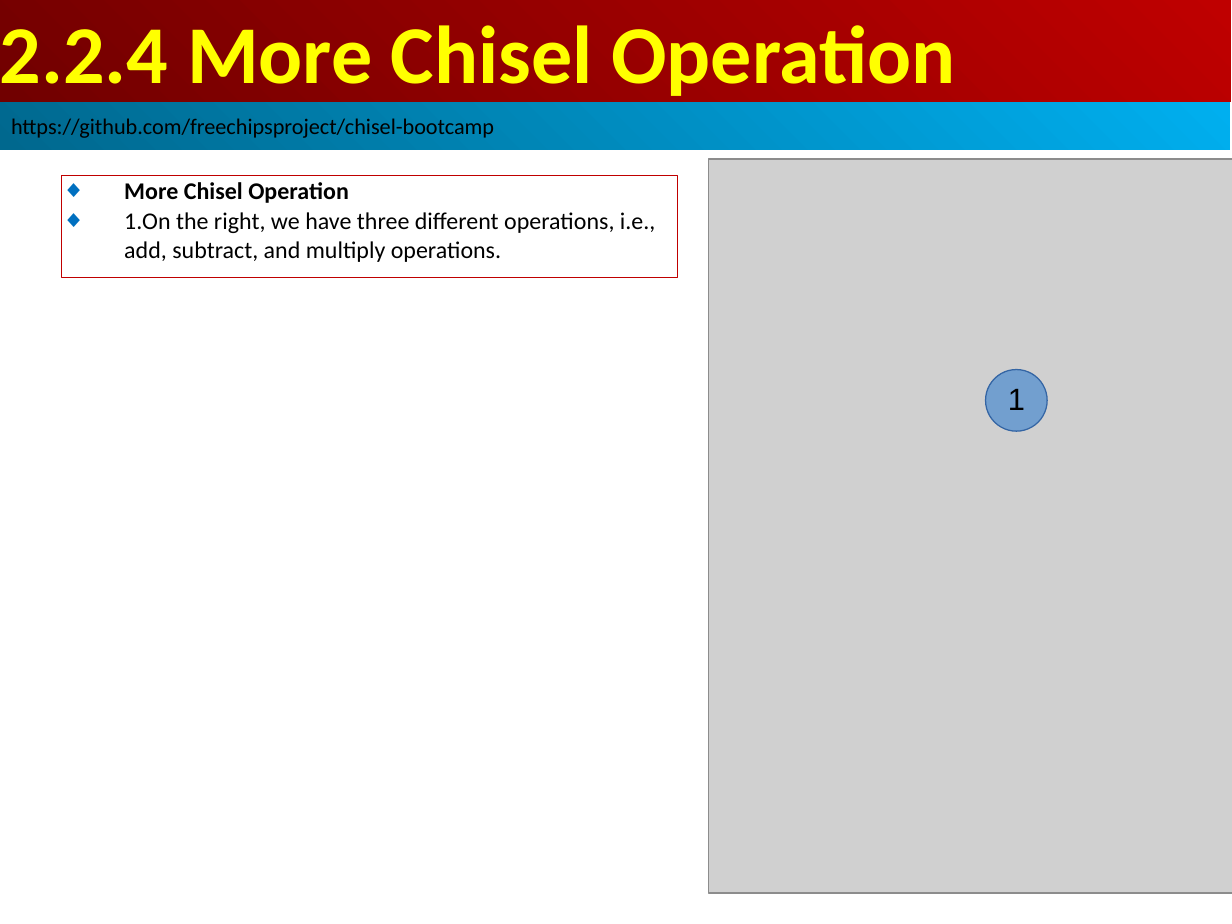
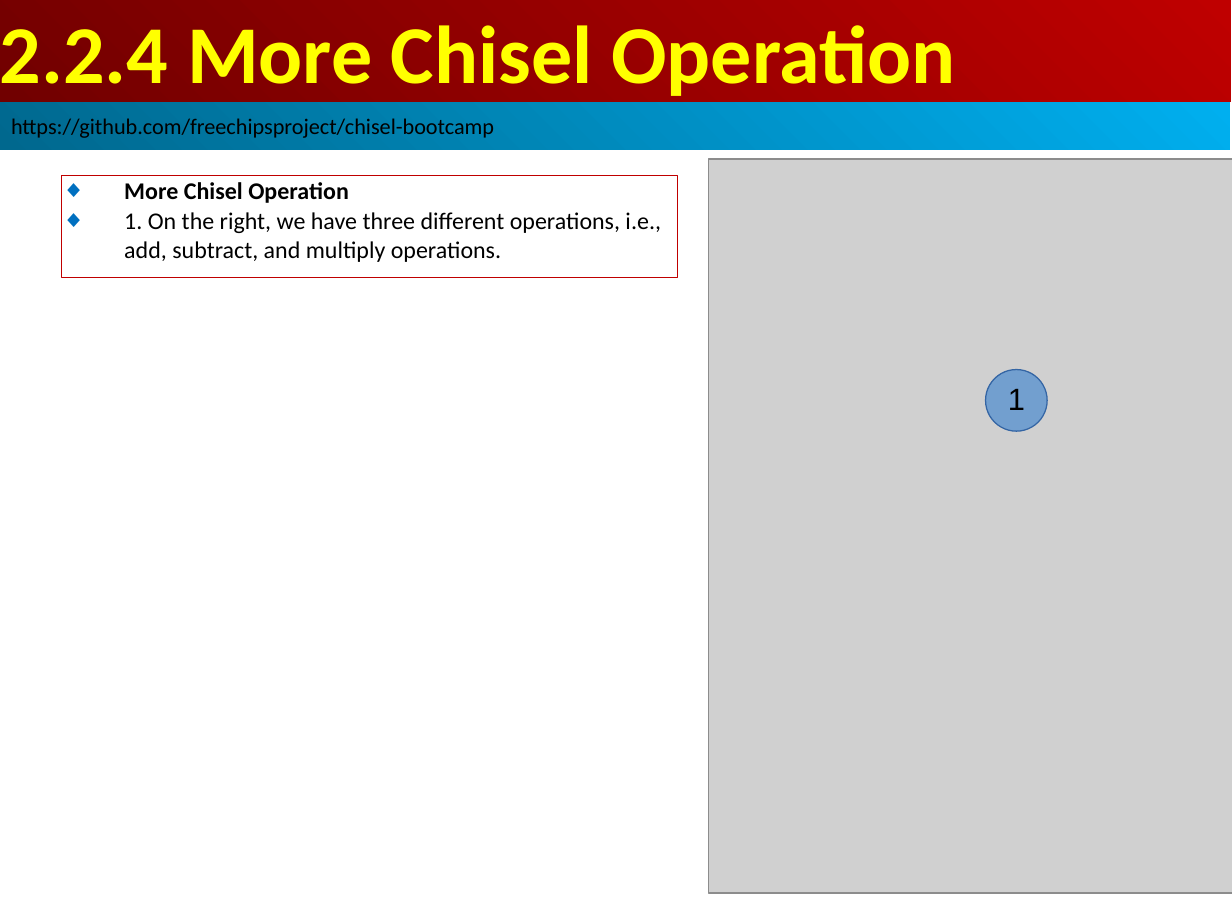
Before and after one commit to peterhchen/AIU_CS800_Chisel, a slide deck: slide 12 of 300_UCB_BC/002.2_Comb_Logic/000_Video/002.2_Comb_Logic.ppt. Drawn at 1232x924 pixels with LibreOffice and Linux fonts; fonts in the diff are those of the drawing; grey boxes stand for pictures. Boxes give left, top, right and bottom in pixels: in the first picture for what was removed or moved away, otherwise in the second. Text is boxed around its words. In the diff, an @@ line names an element or a change of style, - is before the commit and + after.

```diff
--- a/300_UCB_BC/002.2_Comb_Logic/000_Video/002.2_Comb_Logic.ppt
+++ b/300_UCB_BC/002.2_Comb_Logic/000_Video/002.2_Comb_Logic.ppt
@@ text in rectangle at bbox=[124, 212, 661, 262]: text changed @@
-◆ 1.On the right, we have three different operations, i.e., add, subtract, and multiply operations.
+◆ 1. On the right, we have three different operations, i.e., add, subtract, and multiply operations.
```
